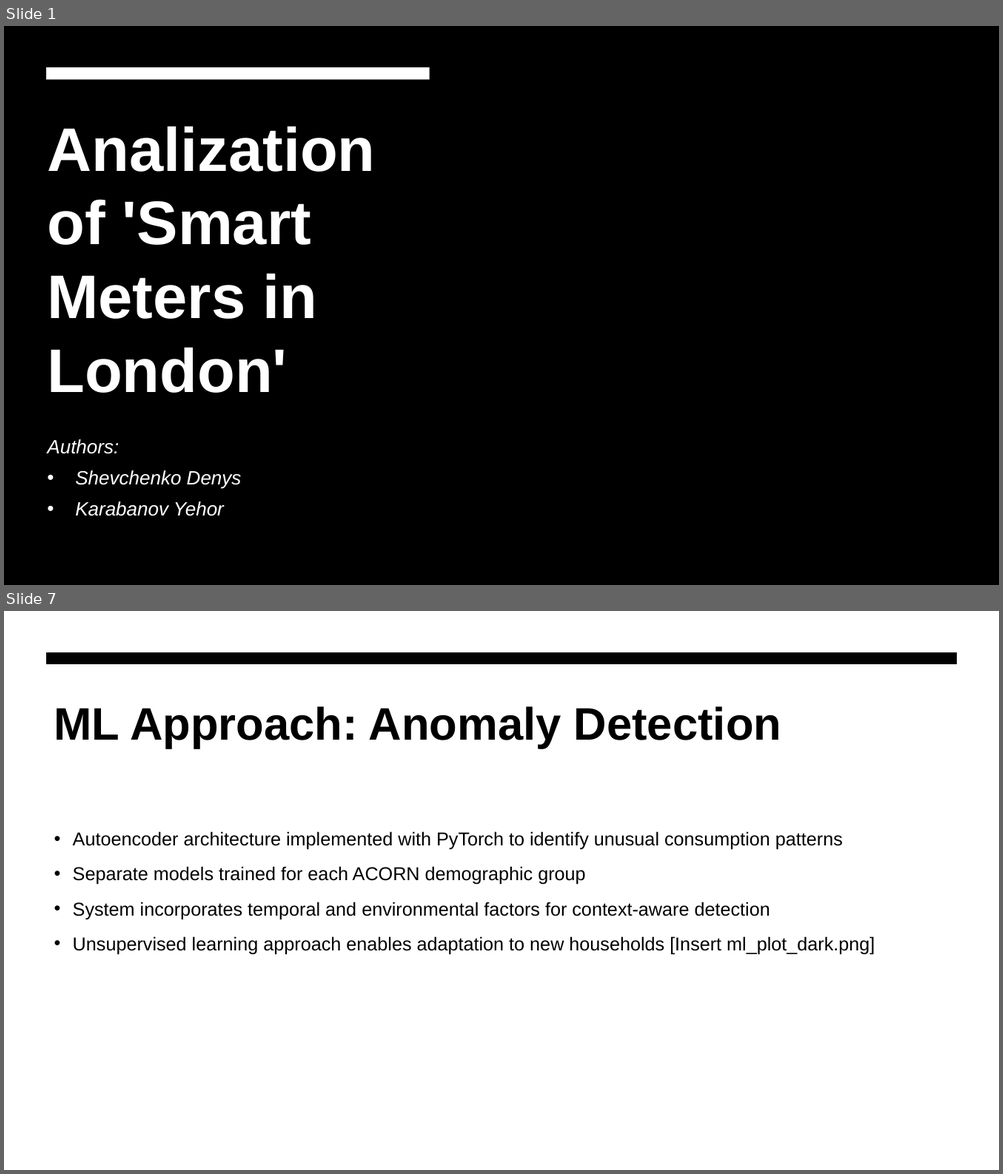
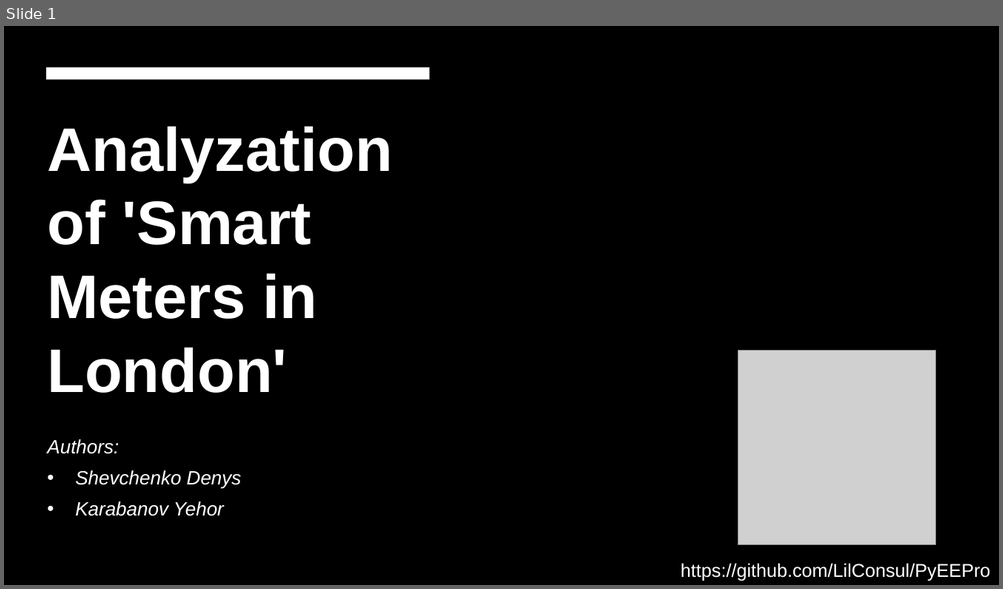
Before and after one commit to LilConsul/PyEEPro, a slide deck: docs/Analization of 'Smart Meters in London'.pptx. Shown one above the other, each under a label of ours: slides 1 and 7 before the commit, slide 1 after it; the slides between them are not shown. The pictures are 1003x1174 and 1003x589 pixels, drawn with LibreOffice and Linux fonts; fonts in the diff are those of the drawing; grey boxes stand for pictures; background and template pictures are left out. Boxes give left, top, right and bottom in pixels: in the first picture for what was removed or moved away, otherwise in the second. Text is boxed around its words. In the diff, an @@ line names an element or a change of style, - is before the commit and + after.

```diff
--- a/docs/Analization of 'Smart Meters in London'.pptx
+++ b/docs/Analization of 'Smart Meters in London'.pptx
@@ slide 7 removed at [4,611,999,1170], background #FFFFFF @@
@@ freeform shape removed at [46,652,957,665] @@
@@ title removed at [54,706,781,749] @@
-ML Approach: Anomaly Detection
@@ text removed at [73,832,874,955] @@
-• Autoencoder architecture implemented with PyTorch to identify unusual consumption patterns
-• Separate models trained for each ACORN demographic group
-• System incorporates temporal and environmental factors for context-aware detection
-• Unsupervised learning approach enables adaptation to new households [Insert ml_plot_dark.png]
@@ slide 1 changed as well @@
@@ title at [47,126,392,393]: text changed @@
-Analization of 'Smart Meters in London'
+Analyzation of 'Smart Meters in London'
@@ picture added at [738,351,936,546] @@
@@ text added at [680,563,990,582], 18 pt, text #FFFFFF @@
+https://github.com/LilConsul/PyEEPro
```
Also in this commit, not shown: 9 slides added, 6 other slides removed.
